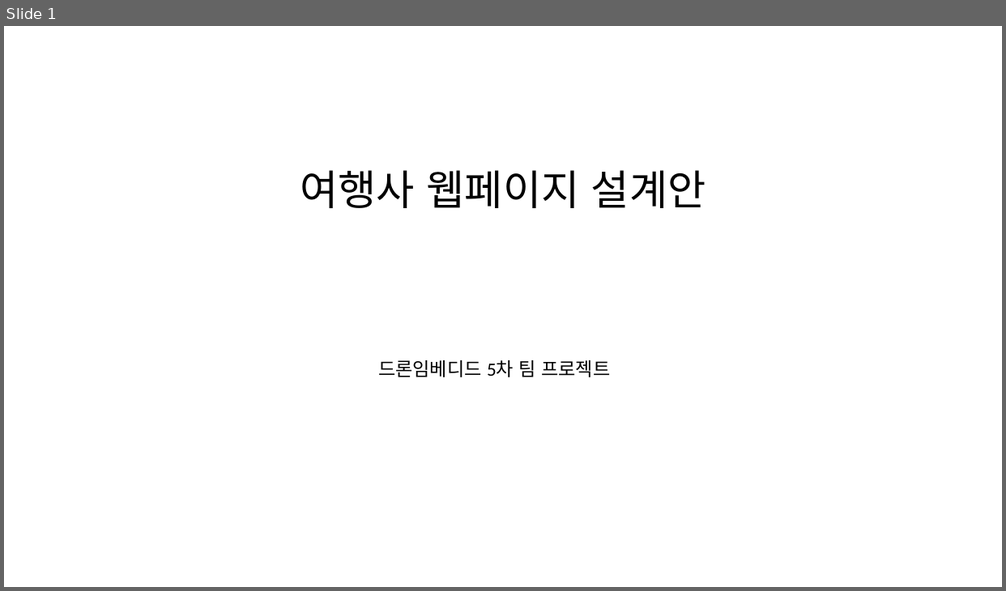
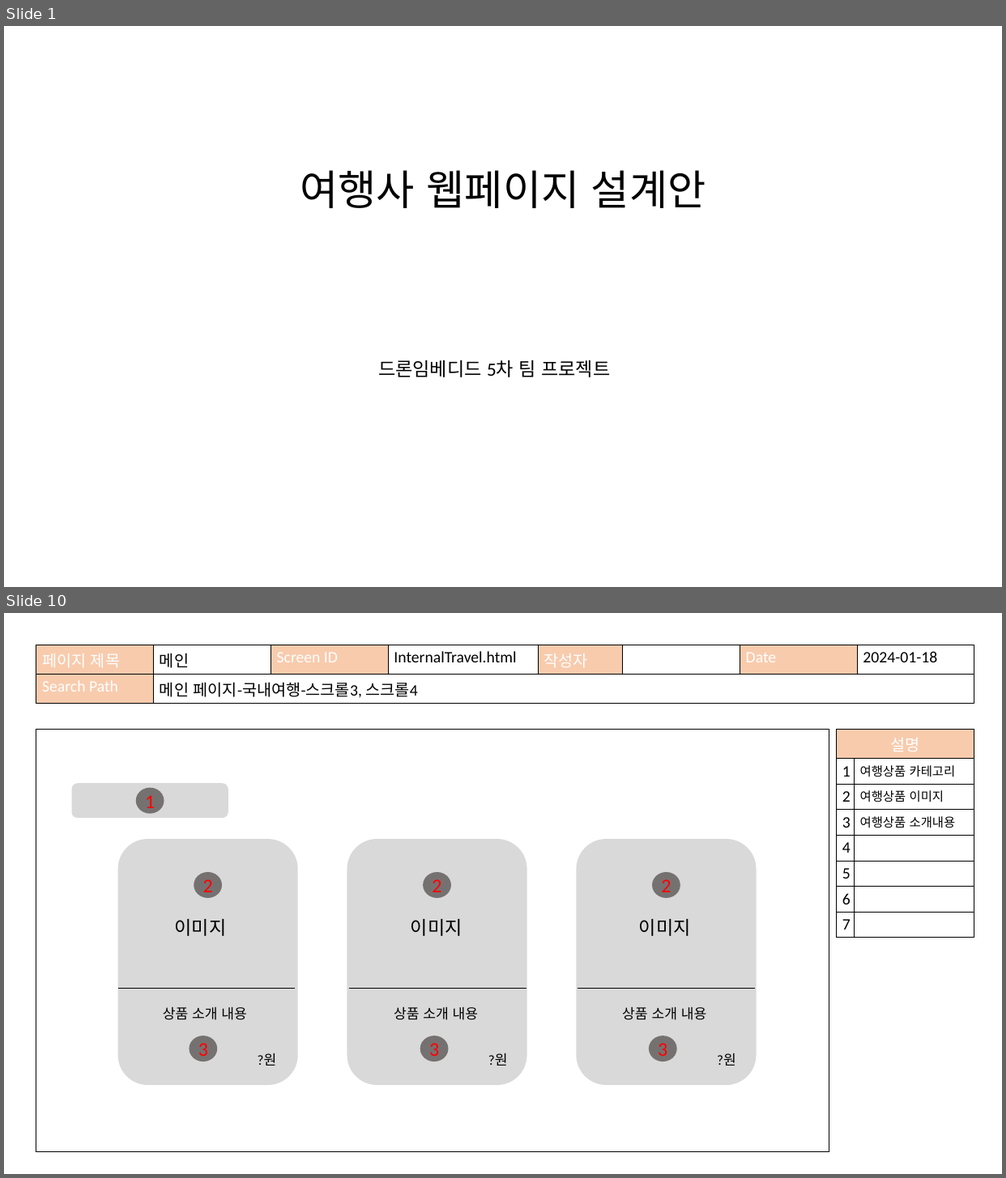
Before and after one commit to kang1211/KangProject, a slide deck: TeamProject/팀프로젝트설계.pptx. Shown one above the other, each under a label of ours: slide 1 before the commit, slides 1 and 10 after it; the slides between them are not shown. The pictures are 1006x591 and 1006x1178 pixels, drawn with LibreOffice and Linux fonts; fonts in the diff are those of the drawing. Boxes give left, top, right and bottom in pixels: in the first picture for what was removed or moved away, otherwise in the second. Text is boxed around its words. In the diff, an @@ line names an element or a change of style, - is before the commit and + after.

```diff
--- a/TeamProject/팀프로젝트설계.pptx
+++ b/TeamProject/팀프로젝트설계.pptx
@@ slide 10 added at <box>4,613,1002,1174</box>, background #FFFFFF @@
@@ table added at <box>36,645,974,701</box>, 2 rows, 8 columns @@
+페이지 제목 | 메인 | Screen ID | InternalTravel.html | 작성자 |  | Date | 2024-01-18
+Search Path | 메인 페이지-국내여행-스크롤3, 스크롤4 |  |  |  |  |  | 
@@ rectangle added at <box>36,730,829,1152</box>, outline #000000 1 pt @@
@@ table added at <box>836,730,974,933</box>, 8 rows, 2 columns @@
+설명 | 
+1 | 여행상품 카테고리
+2 | 여행상품 이미지
+3 | 여행상품 소개내용
+4 | 
+5 | 
+6 | 
+7 | 
@@ rounded rectangle added at <box>72,783,228,818</box>, fill #D9D9D9 @@
@@ ellipse added at <box>136,788,164,814</box>, fill #767171, 28 pt, text #FF0000 @@
+1
@@ rounded rectangle added at <box>117,839,298,1085</box>, fill #D9D9D9 @@
@@ rounded rectangle added at <box>347,839,527,1085</box>, fill #D9D9D9 @@
@@ rounded rectangle added at <box>577,839,756,1085</box>, fill #D9D9D9 @@
@@ ellipse added at <box>194,872,222,898</box>, fill #767171, 28 pt, text #FF0000 @@
+2
@@ ellipse added at <box>423,872,452,898</box>, fill #767171, 28 pt, text #FF0000 @@
+2
@@ ellipse added at <box>652,872,680,898</box>, fill #767171, 28 pt, text #FF0000 @@
+2
@@ text added at <box>175,919,227,936</box>, 27 pt, text #000000 @@
+이미지
@@ text added at <box>411,919,462,936</box>, 27 pt, text #000000 @@
+이미지
@@ text added at <box>639,919,691,936</box>, 27 pt, text #000000 @@
+이미지
@@ group added at <box>117,988,296,1066</box>: 2 texts, 1 ellipse, 1 line @@
+3
+상품 소개 내용
+?원
@@ group added at <box>349,988,526,1066</box>: 2 texts, 1 ellipse, 1 line @@
+3
+상품 소개 내용
+?원
@@ group added at <box>577,988,755,1066</box>: 2 texts, 1 ellipse, 1 line @@
+3
+상품 소개 내용
+?원
```
Also in this commit, not shown: 4 slides changed, 10 other slides added.
